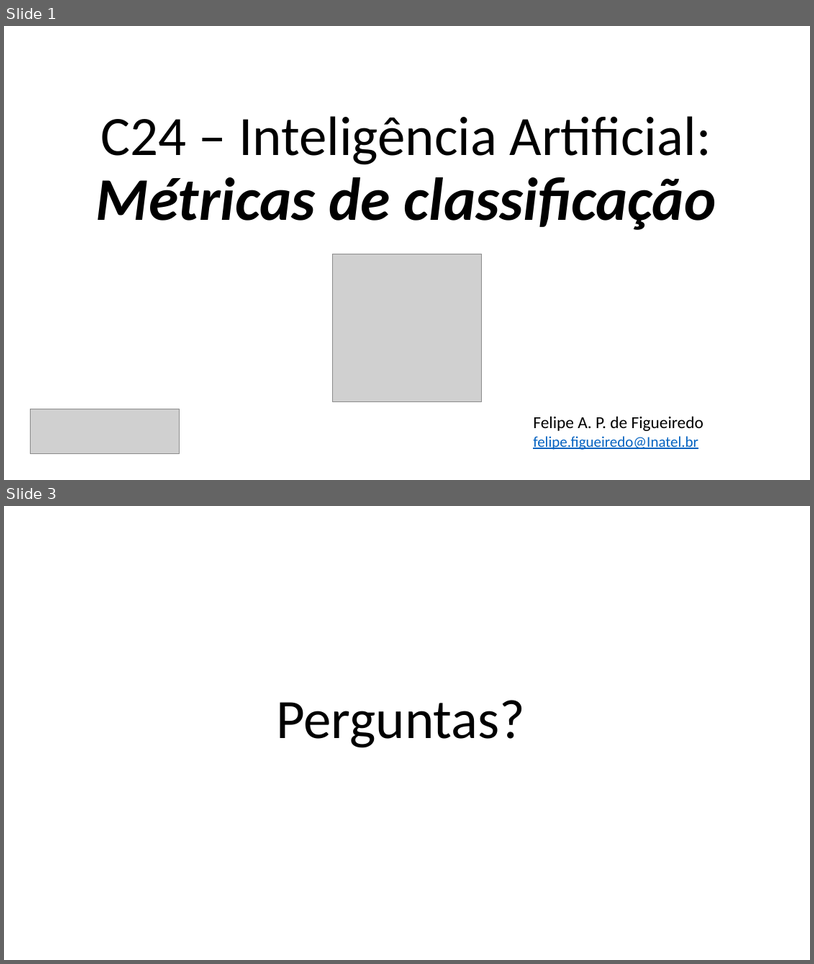
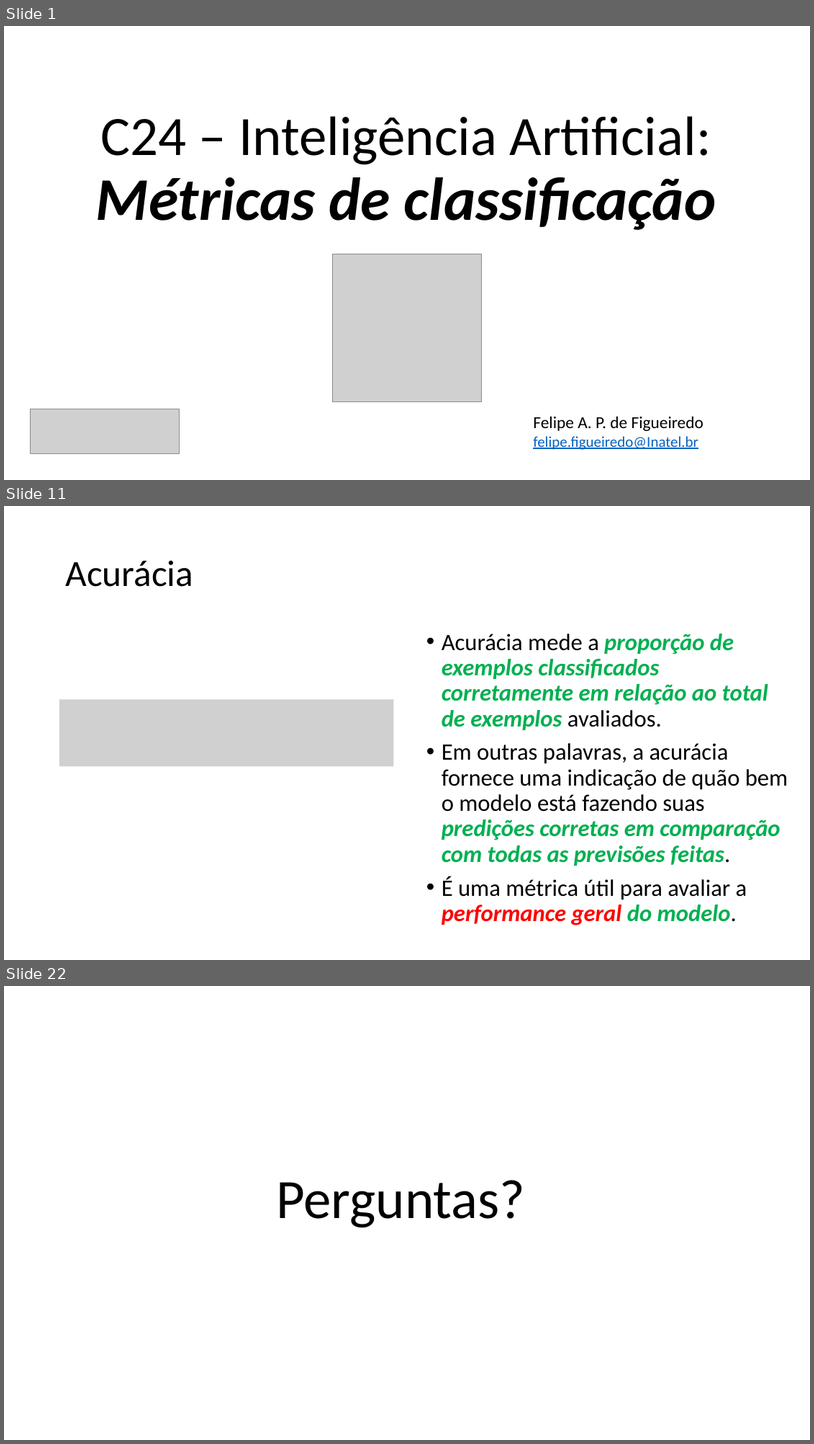
Before and after one commit to zz4fap/c24_inteligencia_artificial, a slide deck: slides/C24_Métricas_de_Classificação.pptx. Shown one above the other, each under a label of ours: slides 1 and 3 before the commit, slides 1, 11 and 22 after it; the slides between them are not shown. The pictures are 814x964 and 814x1444 pixels, drawn with LibreOffice and Linux fonts; fonts in the diff are those of the drawing; grey boxes stand for pictures. Boxes give left, top, right and bottom in pixels: in the first picture for what was removed or moved away, otherwise in the second. Text is boxed around its words. In the diff, an @@ line names an element or a change of style, - is before the commit and + after.

```diff
--- a/slides/C24_Métricas_de_Classificação.pptx
+++ b/slides/C24_Métricas_de_Classificação.pptx
@@ slide 11 added at <box>4,506,810,960</box>, background #FFFFFF @@
@@ title added at <box>65,560,193,587</box>, 44 pt, text #000000 @@
+Acurácia
@@ text added at <box>442,633,788,925</box>, 28 pt, text #00B050, bold, italic @@
+• Acurácia mede a proporção de exemplos classificados corretamente em relação ao total de exemplos avaliados.
+• Em outras palavras, a acurácia fornece uma indicação de quão bem o modelo está fazendo suas predições corretas em comparação com todas as previsões feitas.
+• É uma métrica útil para avaliar a performance geral do modelo.
@@ picture added at <box>59,700,394,767</box> @@
@@ what was slide 3 is now slide 22 @@
```
Also in this commit, not shown: 1 slide changed, 23 other slides added, 1 slide removed, 1 other file.
